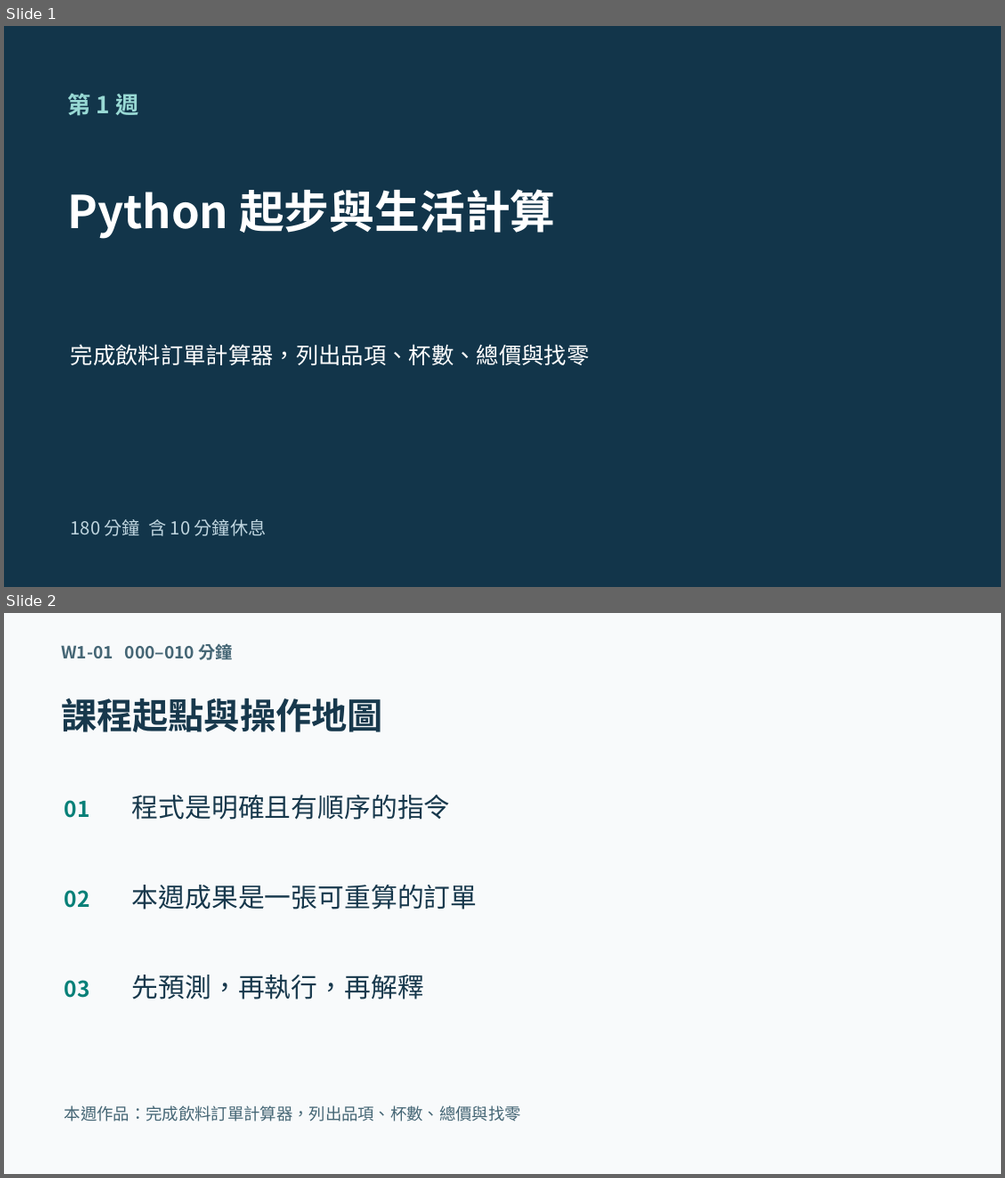
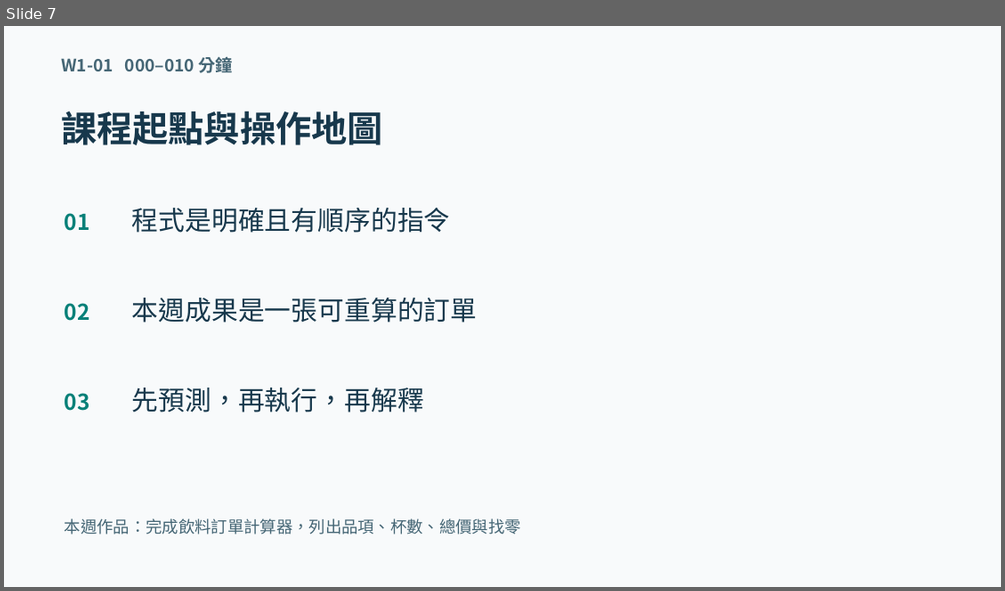
Before and after one commit to wangsungwen/Python-Artificial-Intelligence-Instruction, a slide deck: 五週Python人工智慧教學包/第1週/W01_教學簡報.pptx. Shown one above the other, each under a label of ours: slides 1 and 2 before the commit, slide 7 after it. The pictures are 1005x1178 and 1005x591 pixels, drawn with LibreOffice and Linux fonts; fonts in the diff are those of the drawing. Boxes give left, top, right and bottom in pixels: in the first picture for what was removed or moved away, otherwise in the second. Text is boxed around its words. In the diff, an @@ line names an element or a change of style, - is before the commit and + after.

```diff
--- a/五週Python人工智慧教學包/第1週/W01_教學簡報.pptx
+++ b/五週Python人工智慧教學包/第1週/W01_教學簡報.pptx
@@ slide 1 removed at [4, 26, 1001, 587], background #12354A @@
@@ text removed at [67, 93, 138, 116] @@
-第 1 週
@@ text removed at [67, 189, 556, 239] @@
-Python 起步與生活計算
@@ text removed at [71, 344, 590, 365] @@
-完成飲料訂單計算器，列出品項、杯數、總價與找零
@@ text removed at [71, 519, 267, 536] @@
-180 分鐘 含 10 分鐘休息
@@ what was slide 2 is now slide 7 @@
```
Also in this commit, not shown: 6 slides added.
